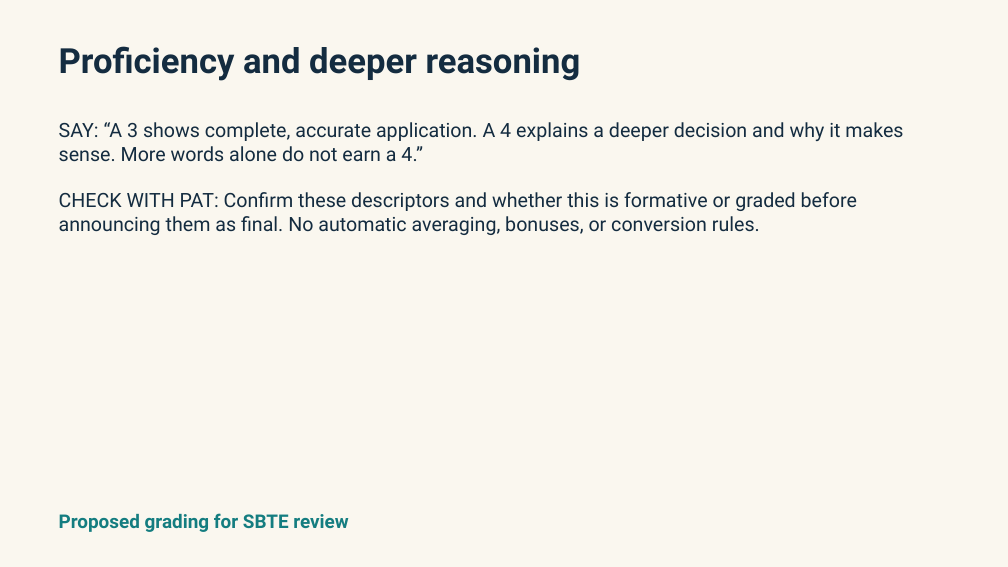
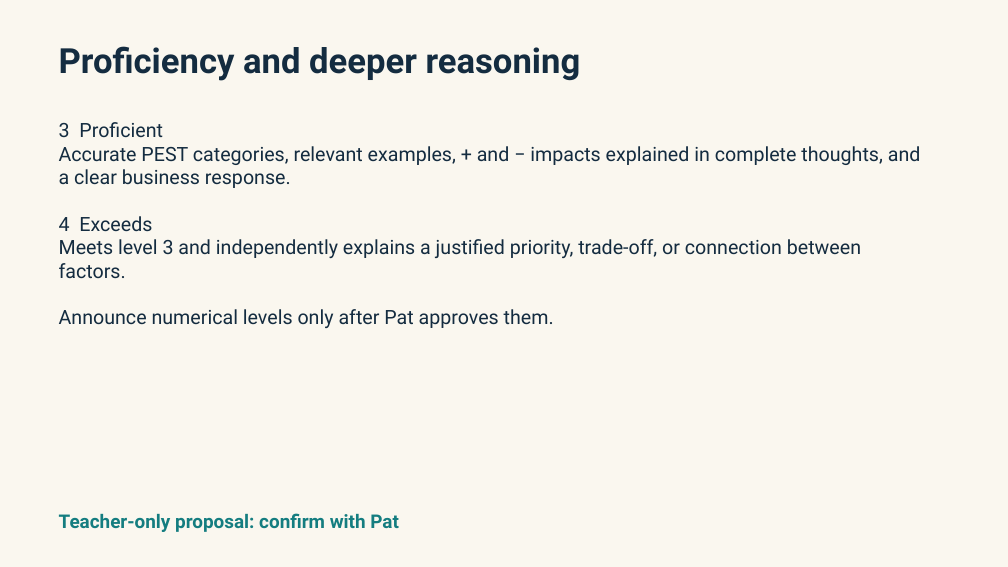
Before and after one commit to pzg8794/teaching-placement, a slide deck: slide 3 of second-placement/planning/chapter-2-marketing-plan/2026-10-14-PEST-Piter-Run-Guide-v1.pptx. Drawn at 1008x567 pixels with LibreOffice and Linux fonts; fonts in the diff are those of the drawing. Boxes give left, top, right and bottom in pixels: in the first picture for what was removed or moved away, otherwise in the second. Text is boxed around its words. In the diff, an @@ line names an element or a change of style, - is before the commit and + after.

Commit message:
Apply Viber targeted review correction for PEST student success criteria

```diff
--- a/second-placement/planning/chapter-2-marketing-plan/2026-10-14-PEST-Piter-Run-Guide-v1.pptx
+++ b/second-placement/planning/chapter-2-marketing-plan/2026-10-14-PEST-Piter-Run-Guide-v1.pptx
@@ text at [59,122,921,328]: text changed @@
-SAY: “A 3 shows complete, accurate application. A 4 explains a deeper decision and why it makes sense. More words alone do not earn a 4.”
-CHECK WITH PAT: Confirm these descriptors and whether this is formative or graded before announcing them as final. No automatic averaging, bonuses, or conversion rules.
+3 Proficient
+Accurate PEST categories, relevant examples, + and − impacts explained in complete thoughts, and a clear business response.
+4 Exceeds
+Meets level 3 and independently explains a justified priority, trade-off, or connection between factors.
+Announce numerical levels only after Pat approves them.
@@ text at [59,513,399,532]: text changed @@
-Proposed grading for SBTE review
+Teacher-only proposal: confirm with Pat
```
Also in this commit, not shown: 1 other slide changed, 5 other files.
